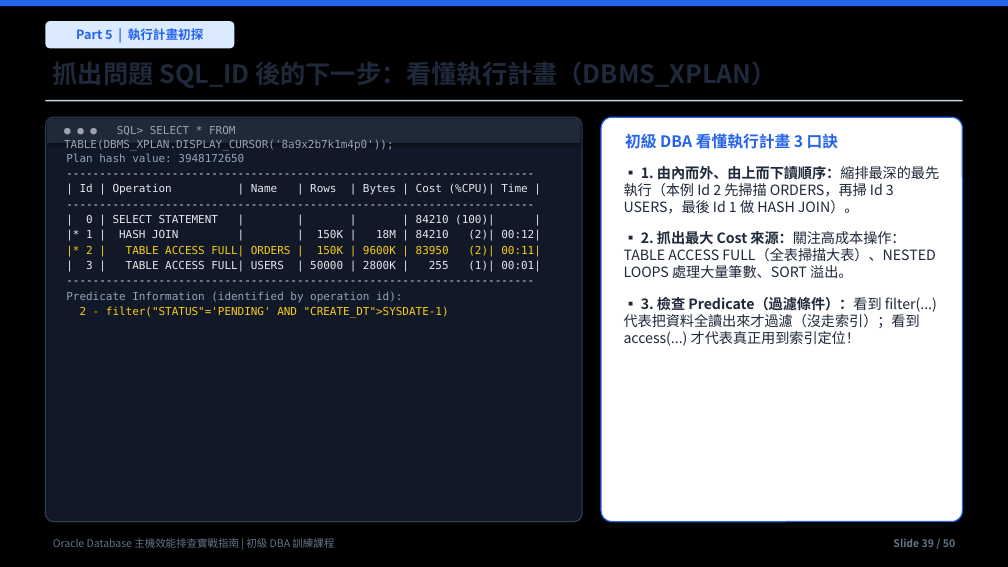
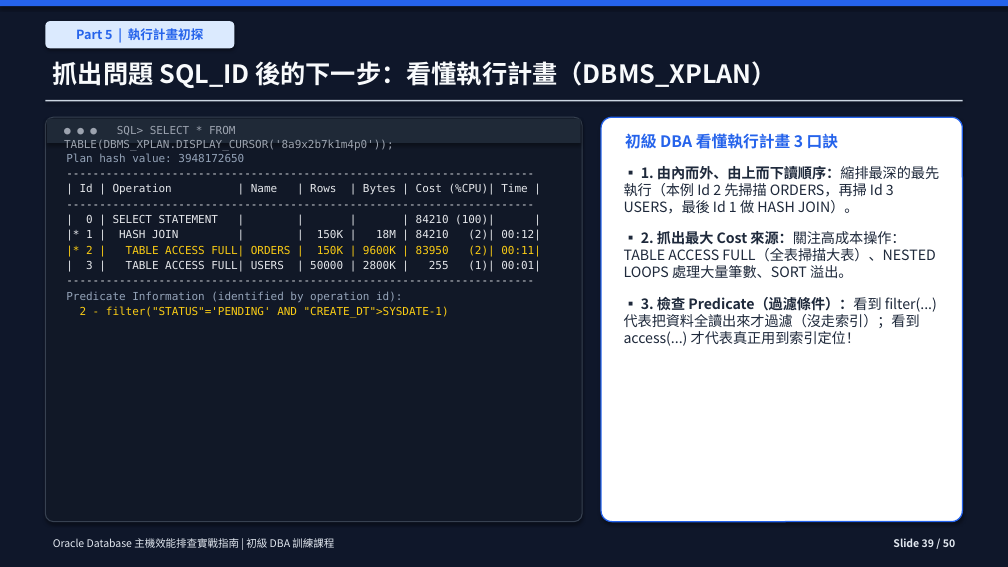
Before and after one commit to YouAreTheBlueSky/Oracle-DBA-Training-Docs, a slide deck: slide 44 of deliver_beginner/06_Oracle_DBA_效能診斷與調校_v2.pptx. Drawn at 1008x567 pixels with LibreOffice and Linux fonts; fonts in the diff are those of the drawing. Boxes give left, top, right and bottom in pixels: in the first picture for what was removed or moved away, otherwise in the second. Text is boxed around its words. In the diff, an @@ line names an element or a change of style, - is before the commit and + after.

```diff
--- a/deliver_beginner/06_Oracle_DBA_效能診斷與調校_v2.pptx
+++ b/deliver_beginner/06_Oracle_DBA_效能診斷與調校_v2.pptx
@@ background #000000 to #0F172A @@
@@ text "抓出問題 SQL_ID 後的下一步：看懂執行計畫（DBMS_XPLAN）" at (x1=53, y1=61, x2=777, y2=88): text colour #1E293B to none @@
@@ text "Oracle Database 主機效能排查實戰指南 | 初級 ..." at (x1=53, y1=538, x2=334, y2=548): text colour #64748B to none @@
@@ text "Slide 39 / 50" at (x1=893, y1=538, x2=955, y2=547): text colour #64748B to none @@
```
Also in this commit, not shown: 6 other slides changed, 2 other files.
